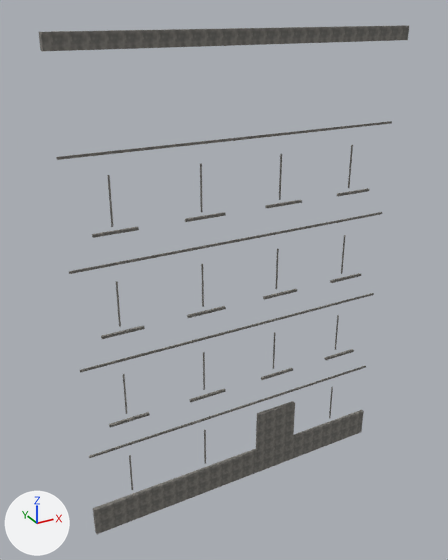
Two versions of the OBJ model resources/blender/zombie_street/Street_BlockL5_Trim.obj, one commit apart.
The view is the same before and after, from a 50 mm camera at (-9.45, -15.82, 15.52) aimed at (-0.54, 0.38, 7.42). Lighting does not change. The marker at lower left points along +X, +Y and +Z. The first picture is the older version. Where no turn or scale is listed for an object, it has been applied to the vertices.

Before the edit, the objects in view are built like this:
```python
me_street_blockl5_trim = bpy.data.meshes.new('Street_BlockL5_Trim')
me_street_blockl5_trim.from_pydata(...)  # 296 vertices, 444 faces; spans x -5.7..5.7, y -0.3..0.2, z -0.6..15.0
me_street_blockl5_trim.materials.append(mat_trimstone)  # picture img_trimstone_png
ob_street_blockl5_trim = bpy.data.objects.new('Street_BlockL5_Trim', me_street_blockl5_trim)
ob_street_blockl5_trim.location = (0.0, 0.0, 0.0)
```
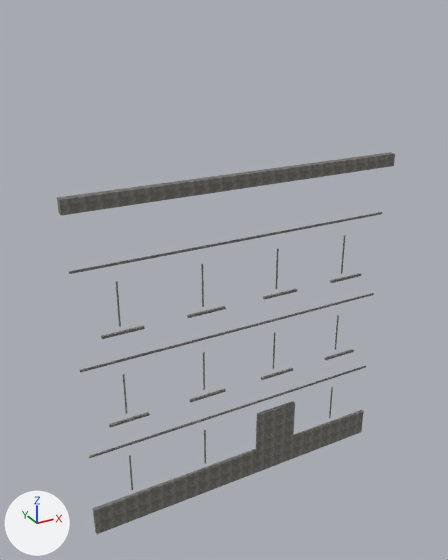
The change, as a list of edits to the scene's bpy script:
```text
Change me_street_blockl5_trim:
    used by ob_street_blockl5_trim; location = (0.0, 0.0, 0.0)
    remove me_street_blockl5_trim.from_pydata(...)  # 296 vertices, 444 faces; spans x -5.7..5.7, y -0.3..0.2, z -0.6..15.0
    add me_street_blockl5_trim.from_pydata(...)  # 224 vertices, 336 faces; spans x -5.7..5.7, y -0.3..0.2, z -0.6..11.0
    me_street_blockl5_trim part 1: the loose piece of 8 vertices spanning x -5.7..5.7, y -0.3..0.0, z 14.6..15.0 is moved by (0.0, 0.0, -4.0)
    me_street_blockl5_trim part 2: 9 loose pieces with 72 vertices, spanning x -5.6..5.6, y -0.1..0.2, z 9.8..12.1, are deleted
```

Boxes (x1, y1, x2, y2) around the edits, measured in the pictures (448 x 560 px; the box of a moved part takes in the faces that stretch with it):
'Street_BlockL5_Trim', reshaped (9% narrower, 25% shorter): before (39, 25, 409, 534); after (57, 152, 395, 534)
part 1 of me_street_blockl5_trim, moved or reshaped: before (39, 25, 409, 51); after (57, 152, 395, 216)
part 2 of me_street_blockl5_trim, deleted: before (56, 121, 392, 238)
